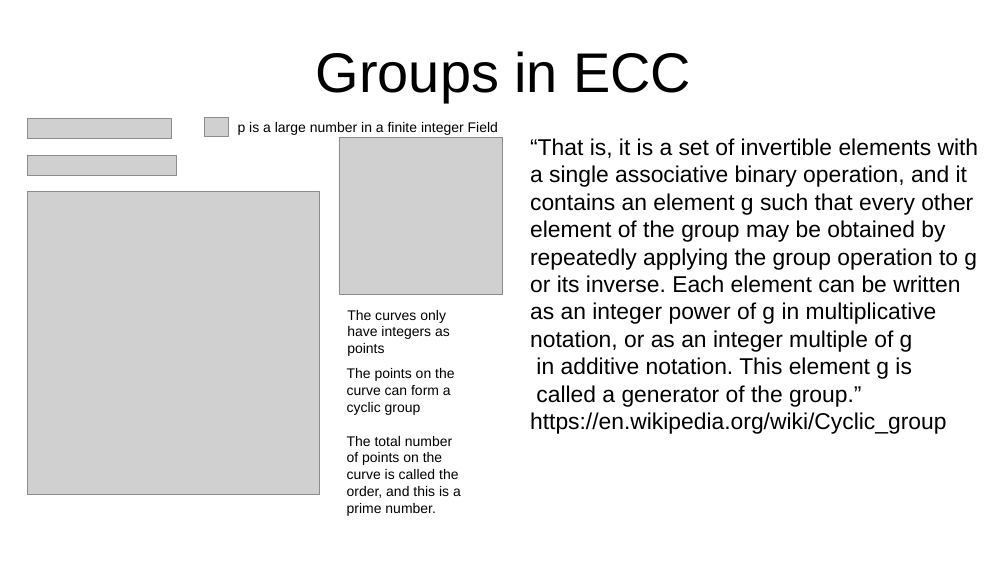
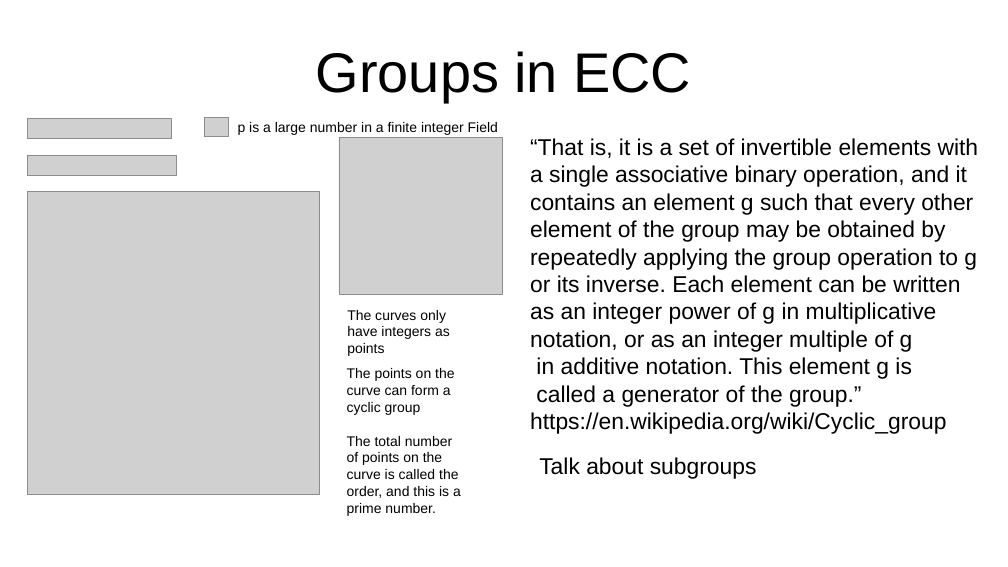
Before and after one commit to bshambaugh/Explorations-of-Category-Theory-for-Self-Sovereign-Identity, a slide deck: slide 7 of resources/IIW35_fA2022_cat_theory_for_SSI.odp. Drawn at 1008x567 pixels with LibreOffice and Linux fonts; fonts in the diff are those of the drawing; grey boxes stand for pictures. Boxes give left, top, right and bottom in pixels: in the first picture for what was removed or moved away, otherwise in the second. Text is boxed around its words. In the diff, an @@ line names an element or a change of style, - is before the commit and + after.

```diff
--- a/resources/IIW35_fA2022_cat_theory_for_SSI.odp
+++ b/resources/IIW35_fA2022_cat_theory_for_SSI.odp
@@ text added at (539,457,757,479), 18 pt, text #000000 @@
+Talk about subgroups
```
Also in this commit, not shown: 1 other slide changed.
